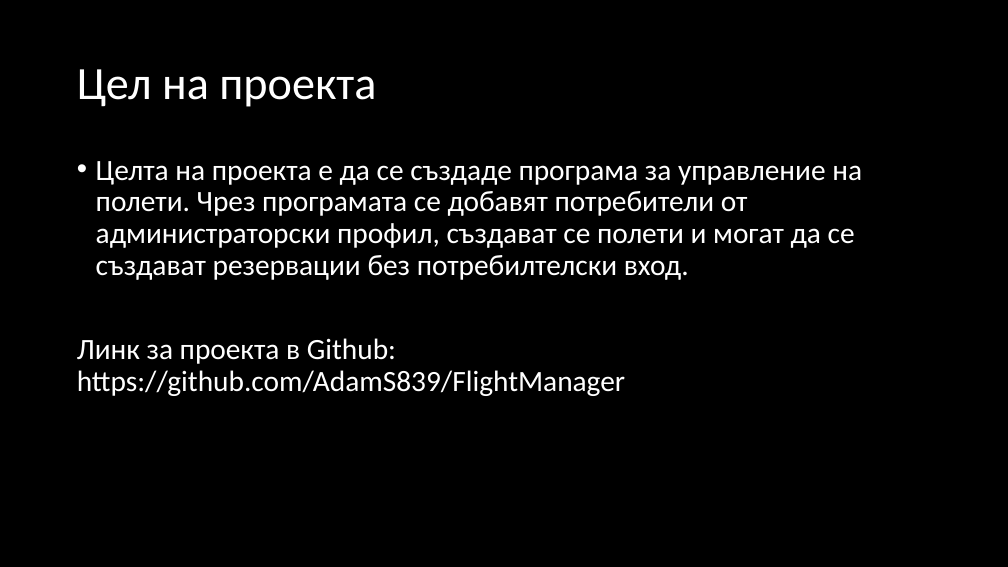
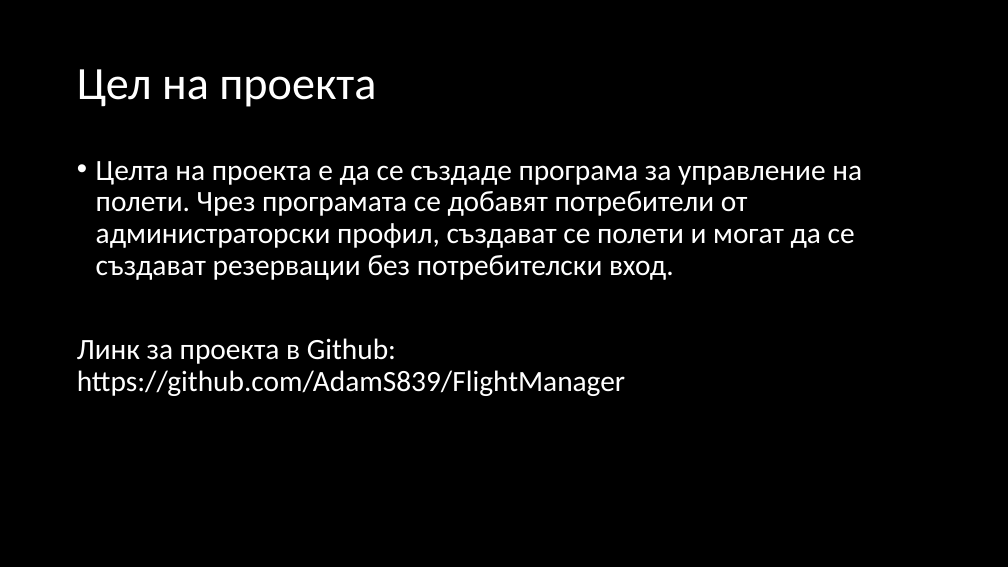
Before and after one commit to AdamS839/FlightManager, a slide deck: slide 2 of Презентация за проект Flight Manager.pptx. Drawn at 1008x567 pixels with LibreOffice and Linux fonts; fonts in the diff are those of the drawing. Boxes give left, top, right and bottom in pixels: in the first picture for what was removed or moved away, otherwise in the second. Text is boxed around its words. In the diff, an @@ line names an element or a change of style, - is before the commit and + after.

```diff
--- a/Презентация за проект Flight Manager.pptx
+++ b/Презентация за проект Flight Manager.pptx
@@ text at [96, 161, 862, 280]: text changed @@
-• Целта на проекта е да се създаде програма за управление на полети. Чрез програмата се добавят потребители от администраторски профил, създават се полети и могат да се създават резервации без потребилтелски вход.
+• Целта на проекта е да се създаде програма за управление на полети. Чрез програмата се добавят потребители от администраторски профил, създават се полети и могат да се създават резервации без потребителски вход.
```
Also in this commit, not shown: 1 other slide changed, 1 other file.
